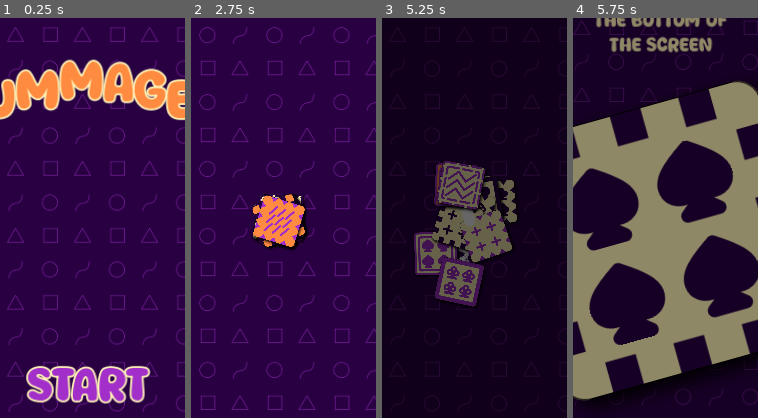
Above: before the commit, frames 1-4 (left to right).
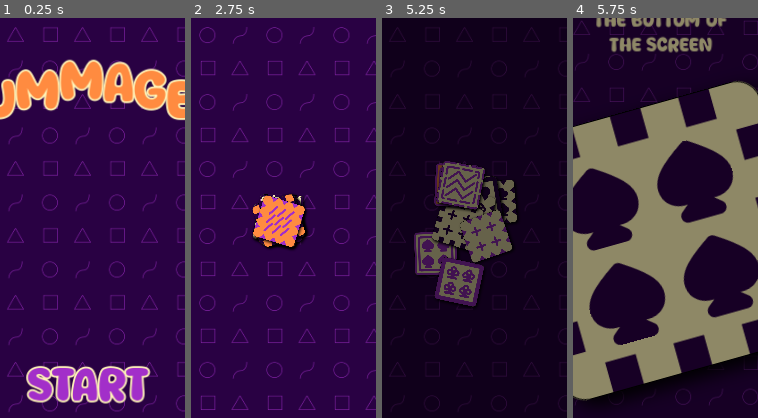
Above: after the commit, the same moments.

Repository: magopian/rummager
Game: Godot game, scene res://start_menu.tscn
The game is run twice, just before and just after one commit, with the same random seed, the same clock (stepped at 60 frames per second) and the same inputs. Sound files missing from this copy of the repository are replaced by a short silence.
Inputs (mouse positions are % of the whole screen's width and height, from its top left):
- Up to frame 1 (0.25 s): no input
- Up to frame 2 (2.75 s): click "START" at 0.5 s; click "Let's go!" at 1.25 s; click "Let's go!" at 2 s
- Up to frame 3 (5.25 s): click (89, 5) at 2.75 s; click (50, 50) at 3.52 s; click (89, 5) at 4.25 s; click (89, 5) at 5 s
- Up to frame 4 (5.75 s): no input
The pictures show only the part of the screen within x 26-76%, y 25-75%; the shares and areas given below are measured in that part.

Frames 1-2 are identical in both runs. In frame 3, 0.3% of the frame differs, in the area x 40-51%, y 47-61%; in frame 4, nothing differs.

Commit message:
Don't show the card's dust or trail when showing it in medium size

Diff:
--- a/card.gd
+++ b/card.gd
@@ -96,6 +96,8 @@
 	update_scale(medium_scale)
 	freeze = true
 	position = Vector2(100, 100)
+	hide_dust()
+	hide_trail()
 	animate_card()
 
 
@@ -108,6 +110,9 @@
 		show_dust()
 		show_trail()
 
+
+func hide_dust() -> void:
+	dust_cloud.emitting = false
 
 func show_dust() -> void:
 	dust_cloud.emitting = true
--- a/card.tscn
+++ b/card.tscn
@@ -24,6 +24,7 @@
 
 [node name="DustTrail" parent="." instance=ExtResource("4_rjo7v")]
 unique_name_in_owner = true
+emitting = false
 
 [node name="CollisionShape2D" type="CollisionShape2D" parent="."]
 shape = SubResource("RectangleShape2D_tlpa3")
